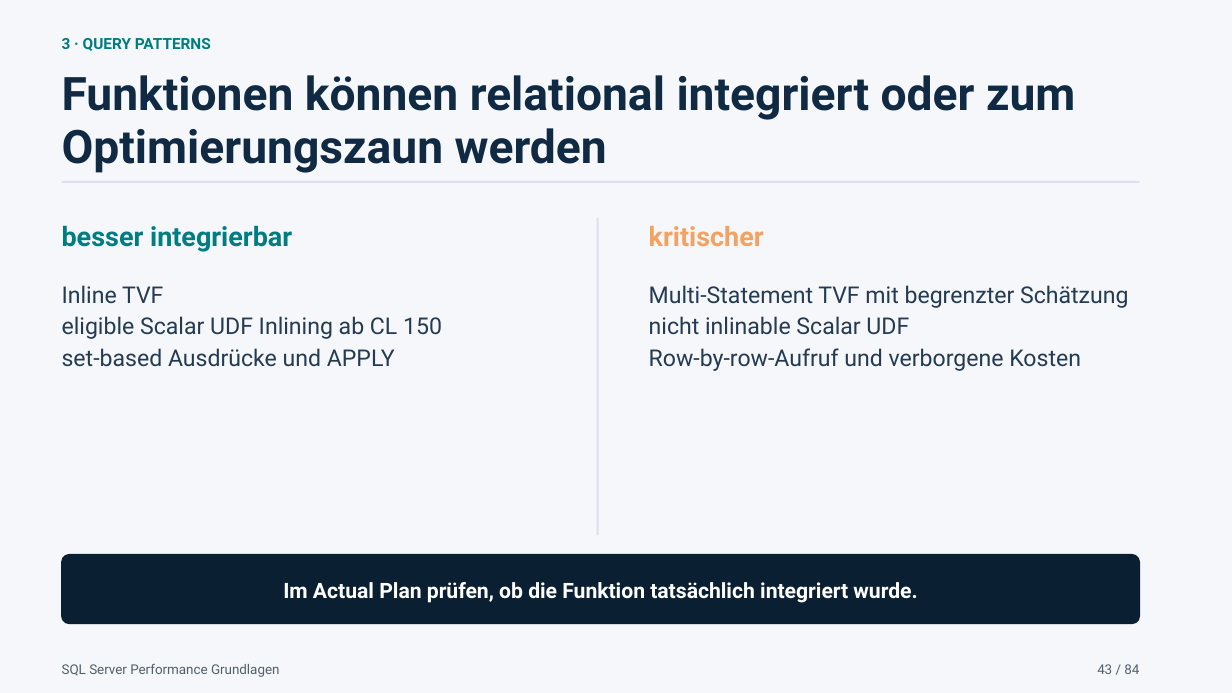
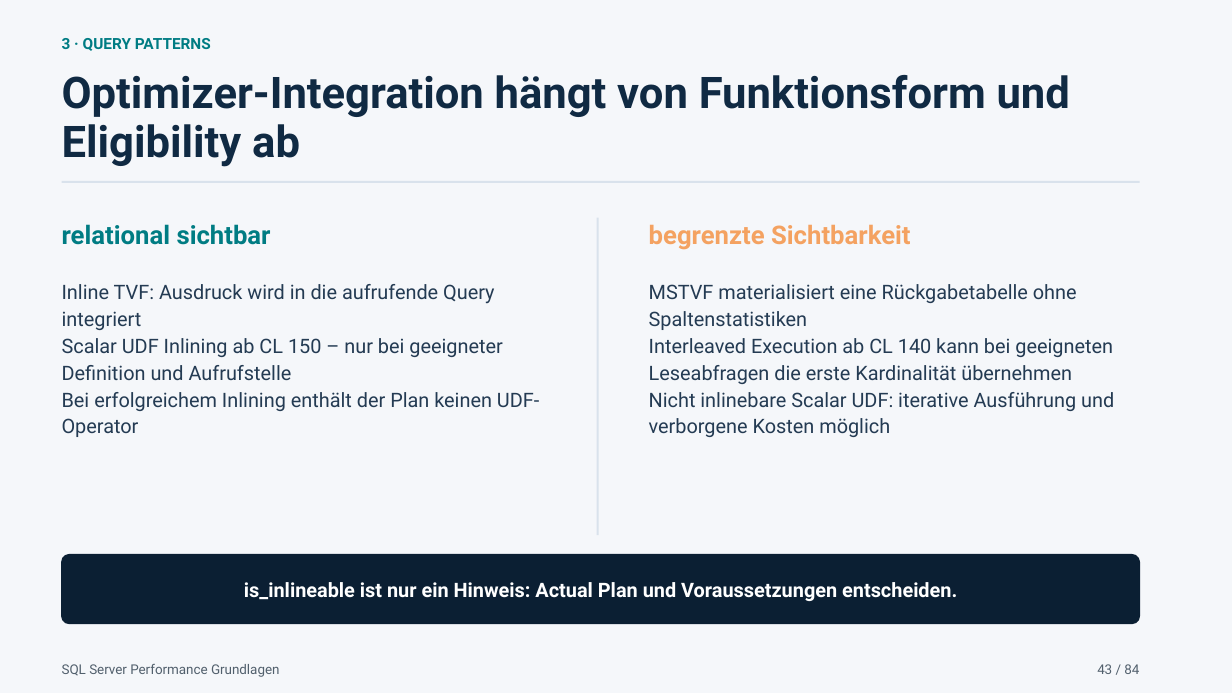
Before and after one commit to gecompat/SQL_PerformanceSchulung, a slide deck: slide 43 of Presentations/Performance_Schulung_Chat_2026-07-23_2146_SQL_Server_Performance_Grundlagen.pptx. Drawn at 1232x693 pixels with LibreOffice and Linux fonts; fonts in the diff are those of the drawing. Boxes give left, top, right and bottom in pixels: in the first picture for what was removed or moved away, otherwise in the second. Text is boxed around its words. In the diff, an @@ line names an element or a change of style, - is before the commit and + after.

```diff
--- a/Presentations/Performance_Schulung_Chat_2026-07-23_2146_SQL_Server_Performance_Grundlagen.pptx
+++ b/Presentations/Performance_Schulung_Chat_2026-07-23_2146_SQL_Server_Performance_Grundlagen.pptx
@@ text at [62, 75, 1070, 167]: text changed; size 36 to 34 pt @@
-Funktionen können relational integriert oder zum Optimierungszaun werden
+Optimizer-Integration hängt von Funktionsform und Eligibility ab
@@ text at [62, 224, 271, 245]: text changed; size 21 to 20 pt @@
-besser integrierbar
+relational sichtbar
@@ text at [649, 224, 911, 250]: text changed; size 21 to 20 pt @@
-kritischer
+begrenzte Sichtbarkeit
@@ text at [62, 284, 539, 437]: text changed; size 18 to 15.5 pt @@
-Inline TVF
-eligible Scalar UDF Inlining ab CL 150
-set-based Ausdrücke und APPLY
+Inline TVF: Ausdruck wird in die aufrufende Query integriert
+Scalar UDF Inlining ab CL 150 – nur bei geeigneter Definition und Aufrufstelle
+Bei erfolgreichem Inlining enthält der Plan keinen UDF-Operator
@@ text at [649, 284, 1114, 437]: text changed; size 18 to 15.5 pt @@
-Multi-Statement TVF mit begrenzter Schätzung
-nicht inlinable Scalar UDF
-Row-by-row-Aufruf und verborgene Kosten
+MSTVF materialisiert eine Rückgabetabelle ohne Spaltenstatistiken
+Interleaved Execution ab CL 140 kann bei geeigneten Leseabfragen die erste Kardinalität übernehmen
+Nicht inlinebare Scalar UDF: iterative Ausführung und verborgene Kosten möglich
@@ text at [244, 582, 957, 601]: text changed; size 16.5 to 15.5 pt @@
-Im Actual Plan prüfen, ob die Funktion tatsächlich integriert wurde.
+is_inlineable ist nur ein Hinweis: Actual Plan und Voraussetzungen entscheiden.
```
Also in this commit, not shown: 3 other slides changed, 8 other files.
